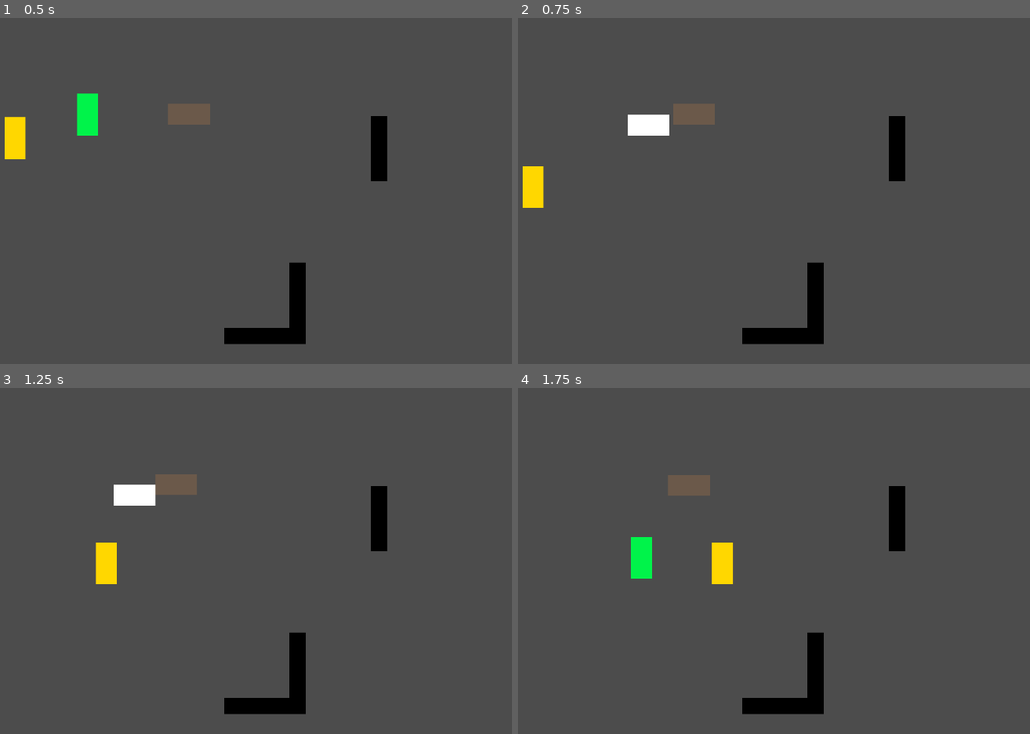
Above: before the commit, frames 1-4 (two rows, left to right).
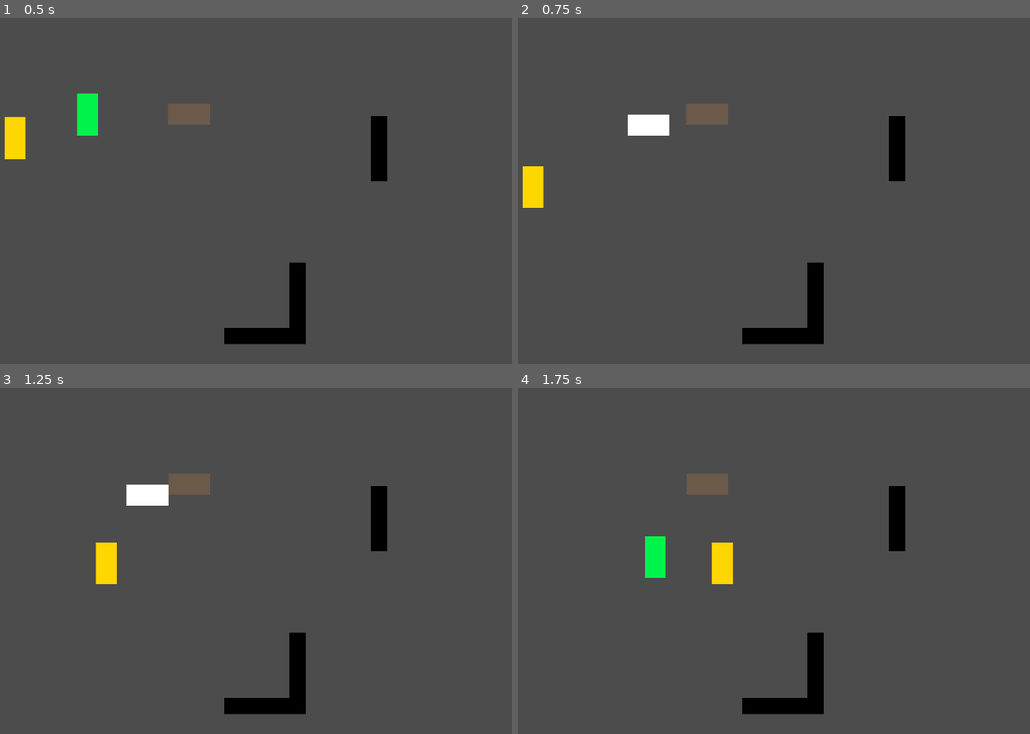
Above: after the commit, the same moments.

Repository: Develarooio/dont-be-a-sheep
Game: Godot game, scene res://Room.tscn
Two runs of this game, one before a commit and one after it. Both use one fixed random seed, a clock stepped at 60 frames per second and the inputs below.
Inputs:
- Up to frame 1 (0.5 s): no input
- Up to frame 2 (0.75 s): hold Right (move_right) from 0.53 s (still down); tap Space (toggle_form) at 0.6 s
- Up to frame 3 (1.25 s): keep holding Right (move_right)
- Up to frame 4 (1.75 s): release Right (move_right) at 1.28 s; hold Down (move_down) from 1.28 s (still down); tap Space (toggle_form) at 1.35 s

Frame 1 is identical in both runs. In frame 2, 0.3% of the frame differs, in the area x 30-42%, y 24-31%; in frame 3, 0.5%; in frame 4, 1.1%, in the area x 22-42%, y 24-56%.

Commit message:
wolf un-agros when vision blocked

Diff:
--- a/Room.tscn
+++ b/Room.tscn
@@ -67,7 +67,9 @@
 position = Vector2( 6.65716, -2.11549 )
 rotation = 1.5708
 
-[node name="TileMap" type="TileMap" parent="." index="4"]
+[node name="TileMap" type="TileMap" parent="." index="4" groups=[
+"obstacles",
+]]
 
 mode = 0
 tile_set = ExtResource( 6 )
--- a/Wolf/AgroArea.gd
+++ b/Wolf/AgroArea.gd
@@ -4,6 +4,5 @@
 
 func _process(delta):
 	for body in get_overlapping_bodies():
-		if body.get_name() == "Player":
-			if body.sheep:
+		if body.get_name() == "Player" and body.sheep:
 				emit_signal("sheep_detected", body.position)
--- a/Wolf/Wolf.gd
+++ b/Wolf/Wolf.gd
@@ -2,10 +2,18 @@
 
 var direction = Vector2(0,0)
 var speed = 400
+onready  var ray = get_node("Ray")
 
 func _process(delta):
 	move_and_slide(direction * speed)
 	direction = Vector2(0,0)
 
 func _on_AgroArea_sheep_detected(sheep_position):
-	direction = Vector2(sheep_position - position).normalized()
+	var sheep_direction = Vector2(sheep_position - position)
+	if path_not_blocked(sheep_direction):
+		direction = sheep_direction.normalized()
+
+func path_not_blocked(destination):
+	ray.cast_to = destination
+	if ray.get_collider() != null and !ray.get_collider().is_in_group("obstacles"):
+		return true
--- a/Wolf/Wolf.tscn
+++ b/Wolf/Wolf.tscn
@@ -46,4 +46,12 @@
 
 shape = SubResource( 2 )
 
+[node name="Ray" type="RayCast2D" parent="." index="3"]
+
+enabled = true
+exclude_parent = true
+cast_to = Vector2( 0, 50 )
+collision_mask = 1
+_sections_unfolded = [ "Transform", "Z Index" ]
+
 [connection signal="sheep_detected" from="AgroArea" to="." method="_on_AgroArea_sheep_detected"]
